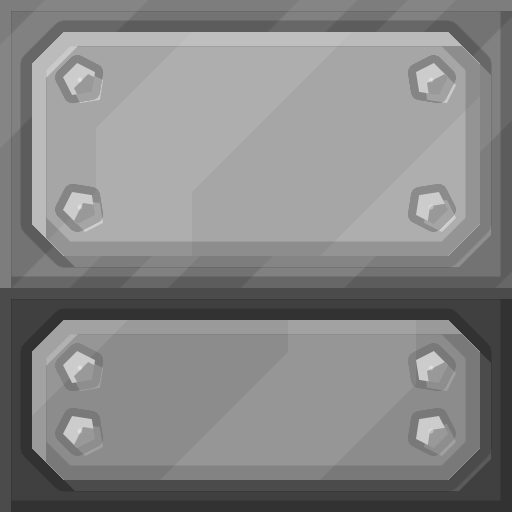
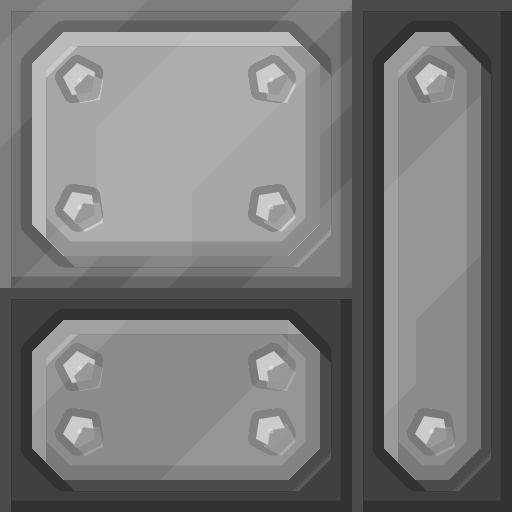
Layers edited between the first and the second 512px x 512px image:
showed group "grid_left" (1st of 2) (13 layers) over [247, 0, 512, 512]
hid group "grid_back" (1st of 2) (9 layers) over [247, 0, 512, 512]
